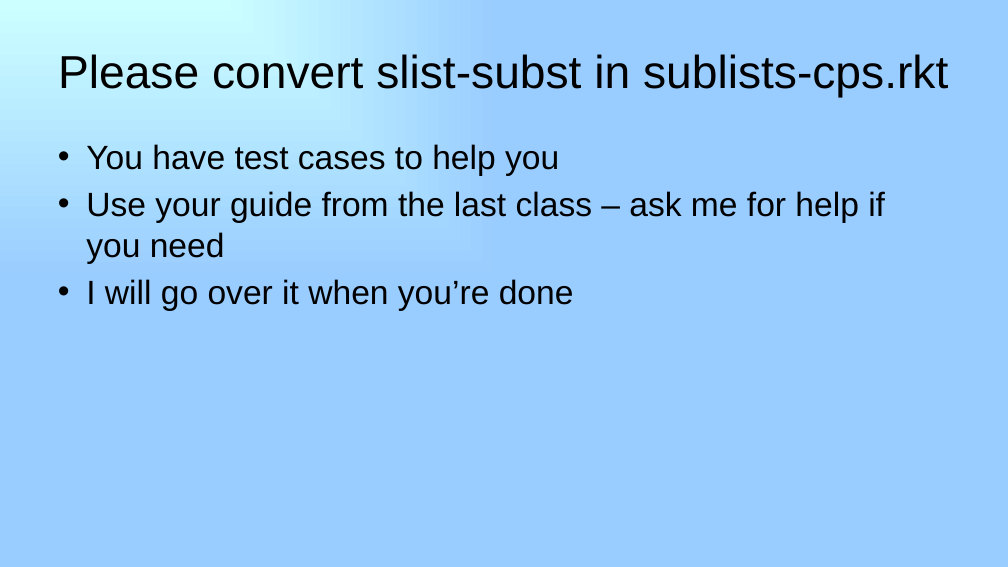
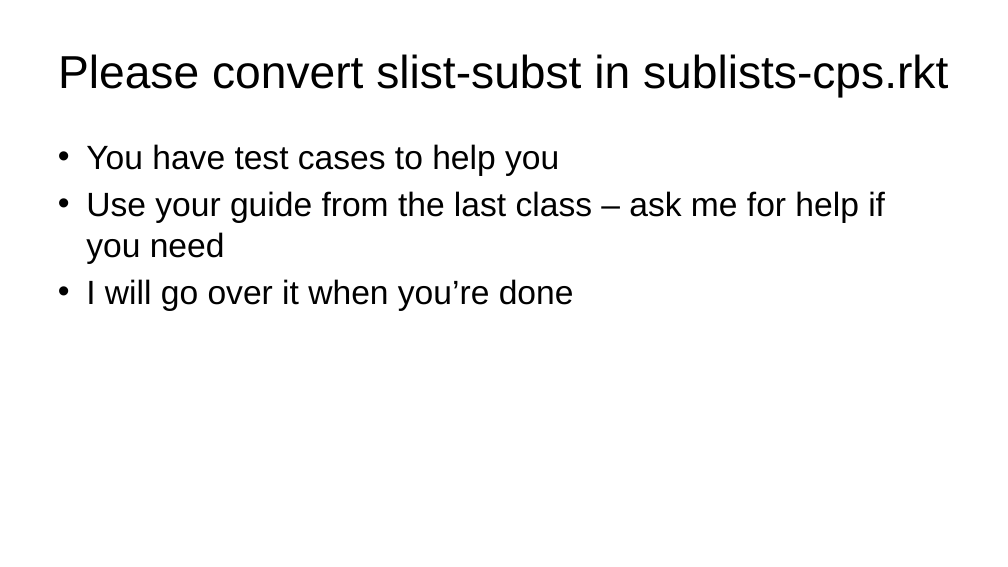
Before and after one commit to RHIT-CSSE/csse304, a slide deck: slide 5 of ClassMaterials/CPSMore2/25-letrec-In-Interpreter.pptx (slide 4 before the commit). Drawn at 1008x567 pixels with LibreOffice and Linux fonts; fonts in the diff are those of the drawing. Boxes give left, top, right and bottom in pixels: in the first picture for what was removed or moved away, otherwise in the second. Text is boxed around its words. In the diff, an @@ line names an element or a change of style, - is before the commit and + after.

```diff
--- a/ClassMaterials/CPSMore2/25-letrec-In-Interpreter.pptx
+++ b/ClassMaterials/CPSMore2/25-letrec-In-Interpreter.pptx
@@ background gradient #CCFFFF to #99CCFF to #FFFFFF @@
```
Also in this commit, not shown: 3 other slides changed, 2 slides added, 1 slide removed, 5 other files.
